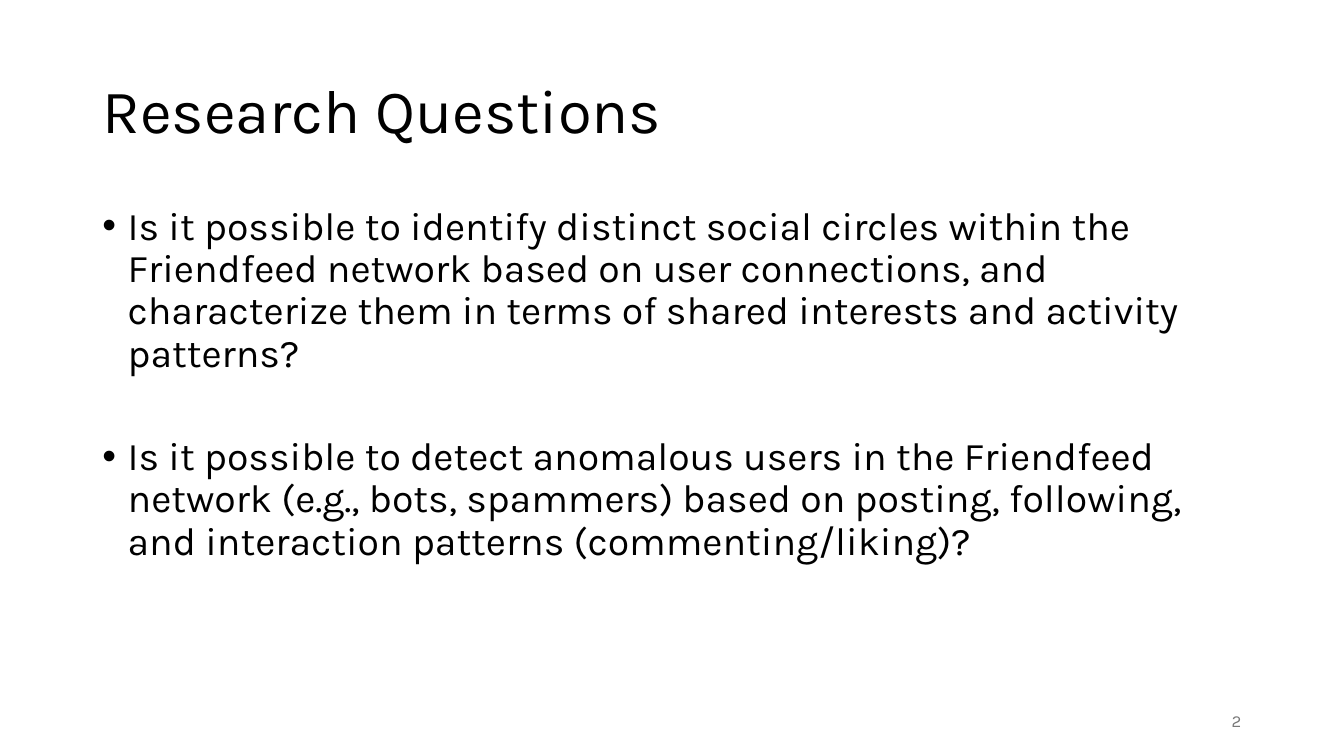
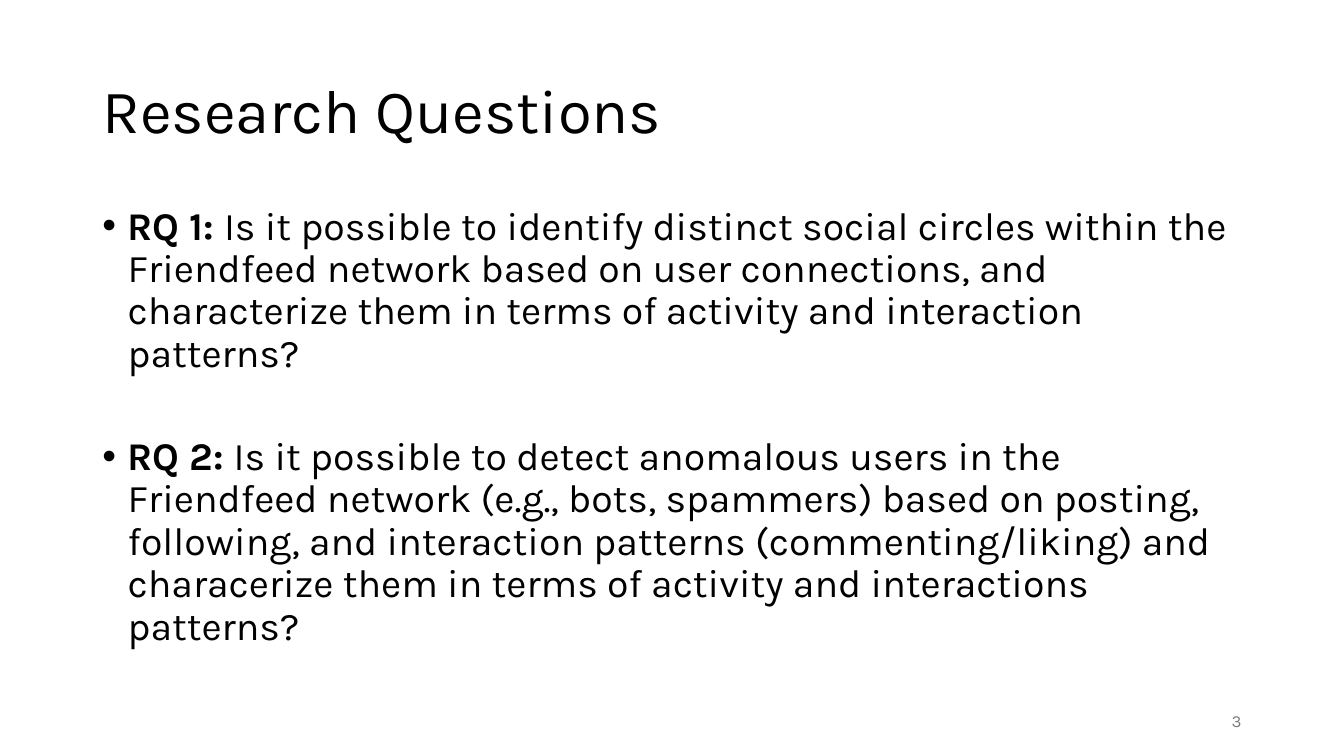
Before and after one commit to jonas-blum/data-mining-1, a slide deck: slide 3 of project/project-presentation-group51.pptx (slide 2 before the commit). Drawn at 1344x756 pixels with LibreOffice and Linux fonts; fonts in the diff are those of the drawing. Boxes give left, top, right and bottom in pixels: in the first picture for what was removed or moved away, otherwise in the second. Text is boxed around its words. In the diff, an @@ line names an element or a change of style, - is before the commit and + after.

Commit message:
updating slides

```diff
--- a/project/project-presentation-group51.pptx
+++ b/project/project-presentation-group51.pptx
@@ text at (x1=128, y1=213, x2=1226, y2=650): text changed @@
-• Is it possible to identify distinct social circles within the Friendfeed network based on user connections, and characterize them in terms of shared interests and activity patterns?
-• Is it possible to detect anomalous users in the Friendfeed network (e.g., bots, spammers) based on posting, following, and interaction patterns (commenting/liking)?
+• RQ 1: Is it possible to identify distinct social circles within the Friendfeed network based on user connections, and characterize them in terms of activity and interaction patterns?
+• RQ 2: Is it possible to detect anomalous users in the Friendfeed network (e.g., bots, spammers) based on posting, following, and interaction patterns (commenting/liking) and characerize them in terms of activity and interactions patterns?
@@ page number at (x1=1232, y1=716, x2=1242, y2=727): text changed @@
-2
+3
```
Also in this commit, not shown: 2 other slides changed, 4 slides added.
